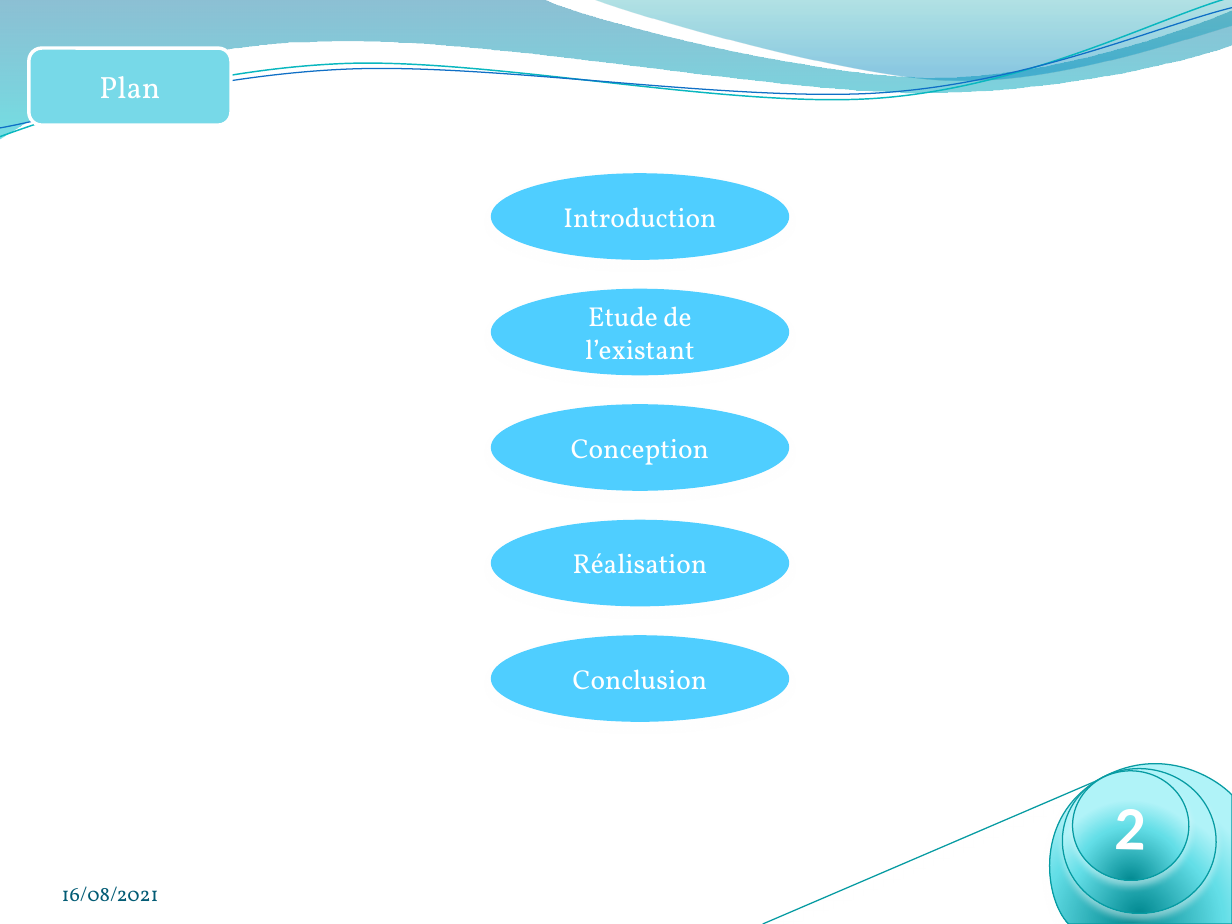
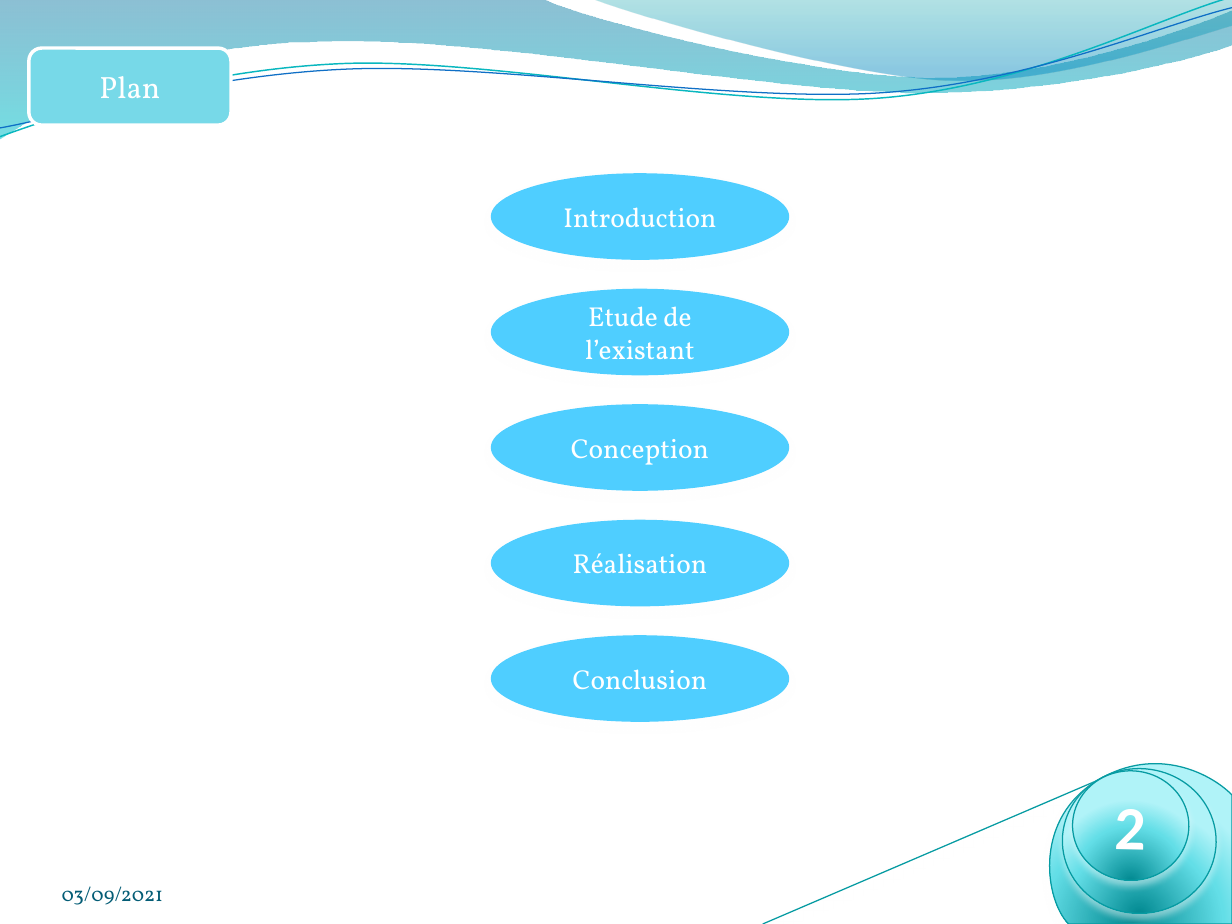
Before and after one commit to badreddine2010/e-shop, a slide deck: slide 2 of conception/Rapport/présentation soutenance Pfe_Bad_Afpa.pptx. Drawn at 1232x924 pixels with LibreOffice and Linux fonts; fonts in the diff are those of the drawing; background and template pictures are left out. Boxes give left, top, right and bottom in pixels: in the first picture for what was removed or moved away, otherwise in the second. Text is boxed around its words. In the diff, an @@ line names an element or a change of style, - is before the commit and + after.

```diff
--- a/conception/Rapport/présentation soutenance Pfe_Bad_Afpa.pptx
+++ b/conception/Rapport/présentation soutenance Pfe_Bad_Afpa.pptx
@@ text at (62,886,163,905): text changed @@
-16/08/2021
+03/09/2021
```
Also in this commit, not shown: 30 other slides changed, 51 other files.
